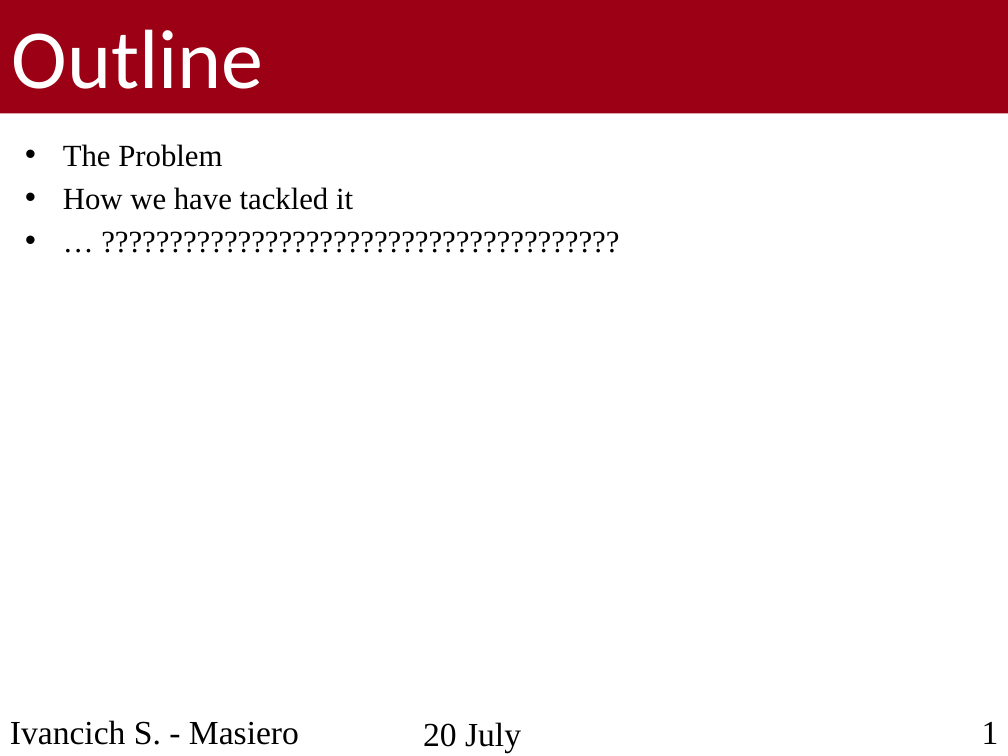
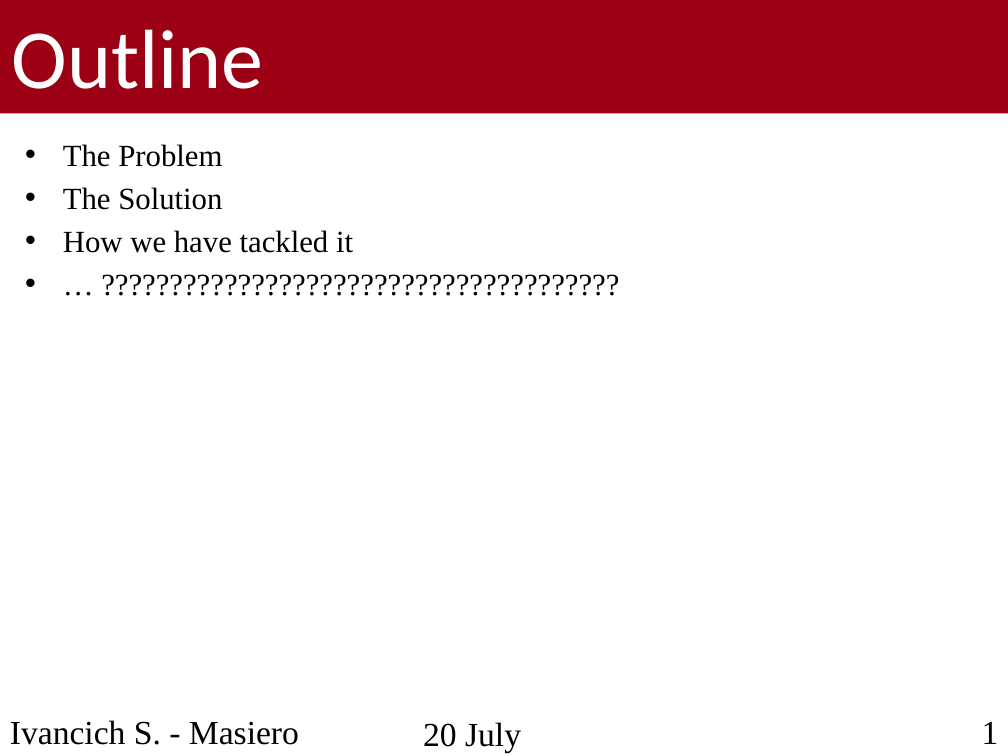
Before and after one commit to ivaste/KeyWordSpotting, a slide deck: slide 2 of Presentation/Presentation.pptx. Drawn at 1008x756 pixels with LibreOffice and Linux fonts; fonts in the diff are those of the drawing; background and template pictures are left out. Boxes give left, top, right and bottom in pixels: in the first picture for what was removed or moved away, otherwise in the second. Text is boxed around its words. In the diff, an @@ line names an element or a change of style, - is before the commit and + after.

```diff
--- a/Presentation/Presentation.pptx
+++ b/Presentation/Presentation.pptx
@@ text at (63, 187, 222, 210): paragraph added @@
+• The Solution
```
Also in this commit, not shown: 1 slide added, 2 other files.
